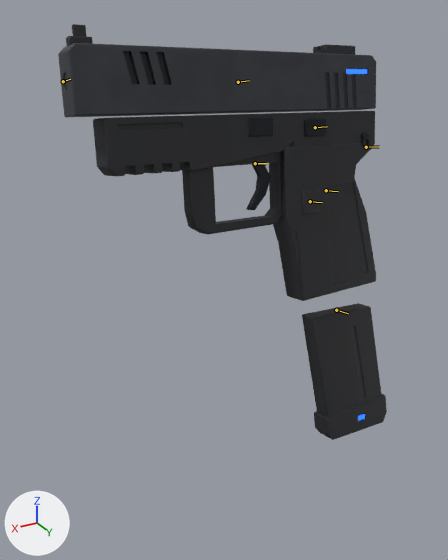
The Blender file art-source/weapons/Akimbo.blend: old version first, new version second.
One viewpoint serves both versions: a camera (50 mm lens) standing at (1.75, 2.2, 0.92) and looking at (0.51, -0.05, -0.25). The axes (+X, +Y, +Z) are drawn at lower left. The lights are the same throughout. The older version comes first. Both versions are drawn at frame 14 of the action 'Akimbo_Reload'; the numbers are the values there. The bones that bend it are drawn over the model as lines.

The first picture shows 'Akimbo_Barrel', 'Akimbo_CharmLoop', 'Akimbo_Frame', 'Akimbo_Grip', 'Akimbo_MagNeon', 'Akimbo_Magazine', 'Akimbo_Slide', 'Akimbo_SlideNeon', 'Akimbo_Trigger' and 2 more.
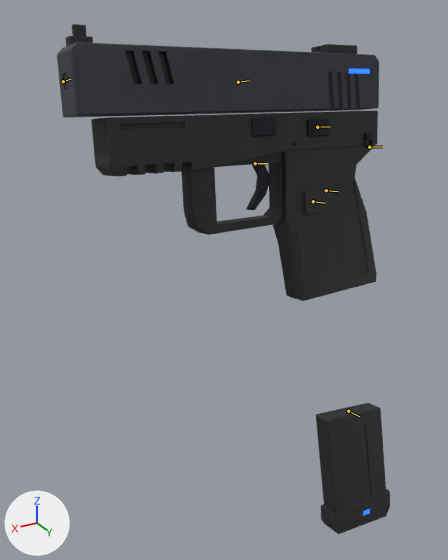
Edits to the scene script, one JSON object a line:
```json
{"block": "bone_mag", "where": "bone_mag = bpy.data.objects['Akimbo_Rig'].pose.bones['Mag']  # child of 'Root'"}
{"op": "set", "path": "bone_mag.location", "old": "(-0.025, 0.0, -0.12)", "new": "(-0.105, 0.0, -0.672)"}
{"op": "set", "path": "bone_mag.rotation_euler", "old": "(0.0, -0.0349, 0.0)", "new": "(0.0, -0.105, 0.0)", "note": "degrees (0, -2, 0) -> degrees (0, -6, 0)"}
```

Changed parts and their boxes [x1, y1, x2, y2] in the pictures (448 x 560 px):
```json
{"object": "Akimbo_Slide", "change": "posed", "before": [58, 24, 376, 117], "after": [57, 24, 379, 118]}
{"object": "Akimbo_Frame", "change": "posed", "before": [93, 111, 375, 234], "after": [91, 111, 378, 235]}
{"object": "Akimbo_Magazine", "change": "posed", "before": [302, 303, 387, 440], "after": [316, 403, 390, 534], "on screen": "13% narrower"}
{"object": "Akimbo_Grip", "change": "posed", "before": [269, 142, 376, 301], "after": [268, 145, 377, 301]}
{"object": "Akimbo_CharmLoop", "change": "posed", "before": [361, 133, 370, 148], "after": [364, 133, 373, 148]}
{"object": "Akimbo_SlideNeon", "change": "posed", "before": [346, 69, 367, 74], "after": [349, 69, 370, 74]}
{"object": "Akimbo_MagNeon", "change": "posed", "before": [358, 414, 365, 421], "after": [363, 509, 370, 515]}
{"bone": "Mag", "before": "(336, 310) to (348, 313)", "after": "(348, 411) to (359, 416)"}
```
